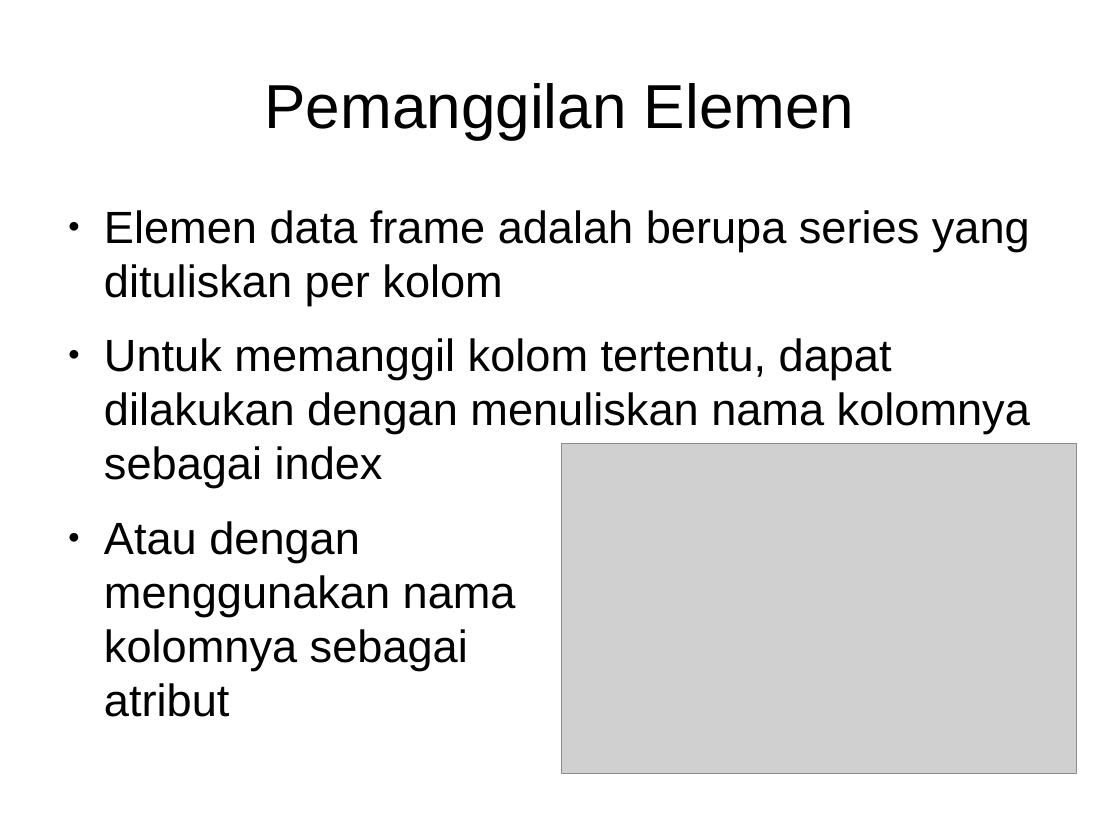
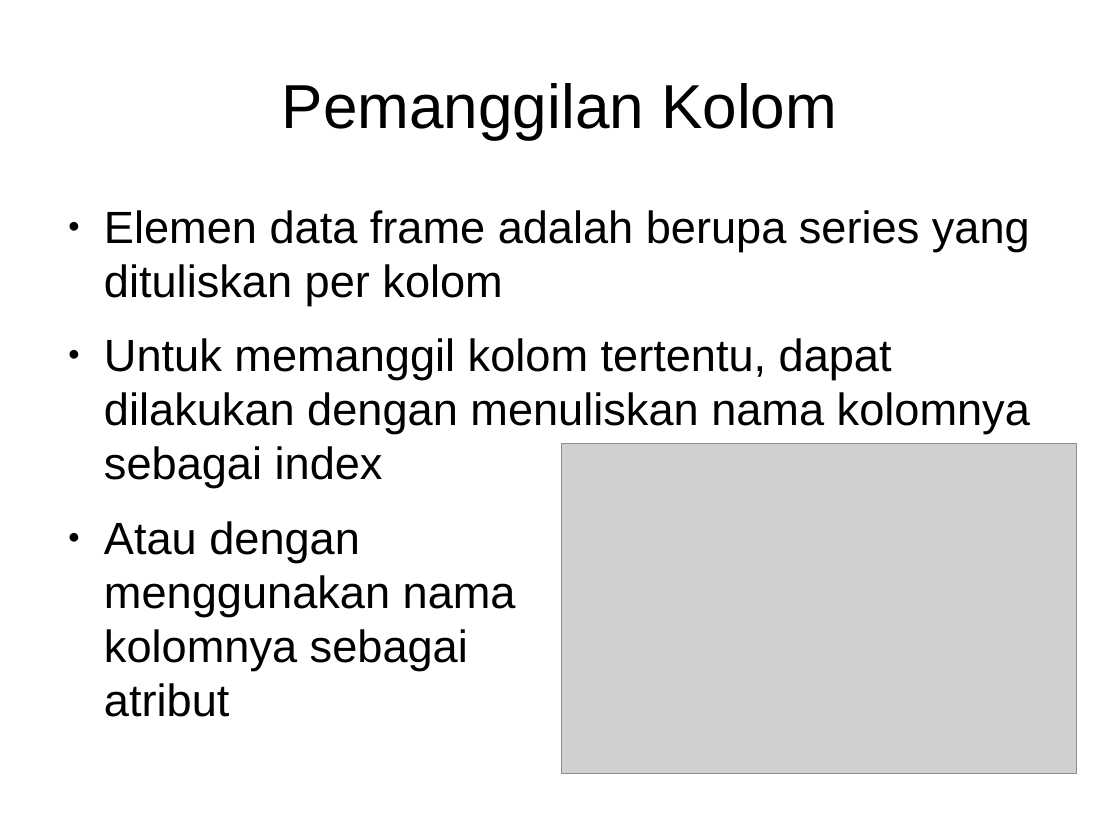
Before and after one commit to Arasy/SlidePythonDataScience, a slide deck: slide 33 of Ch3-Pandas.odp (slide 27 before the commit). Drawn at 1120x840 pixels with LibreOffice and Linux fonts; fonts in the diff are those of the drawing; grey boxes stand for pictures. Boxes give left, top, right and bottom in pixels: in the first picture for what was removed or moved away, otherwise in the second. Text is boxed around its words. In the diff, an @@ line names an element or a change of style, - is before the commit and + after.

```diff
--- a/Ch3-Pandas.odp
+++ b/Ch3-Pandas.odp
@@ title at [282, 83, 837, 139]: text changed @@
-Pemanggilan Elemen
+Pemanggilan Kolom
```
Also in this commit, not shown: 3 other slides changed, 6 slides added.
